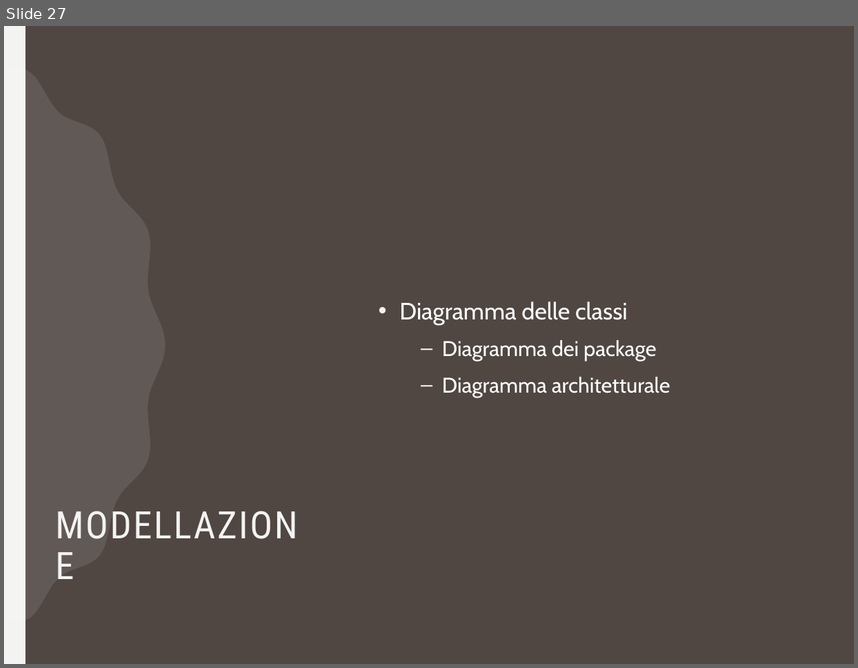
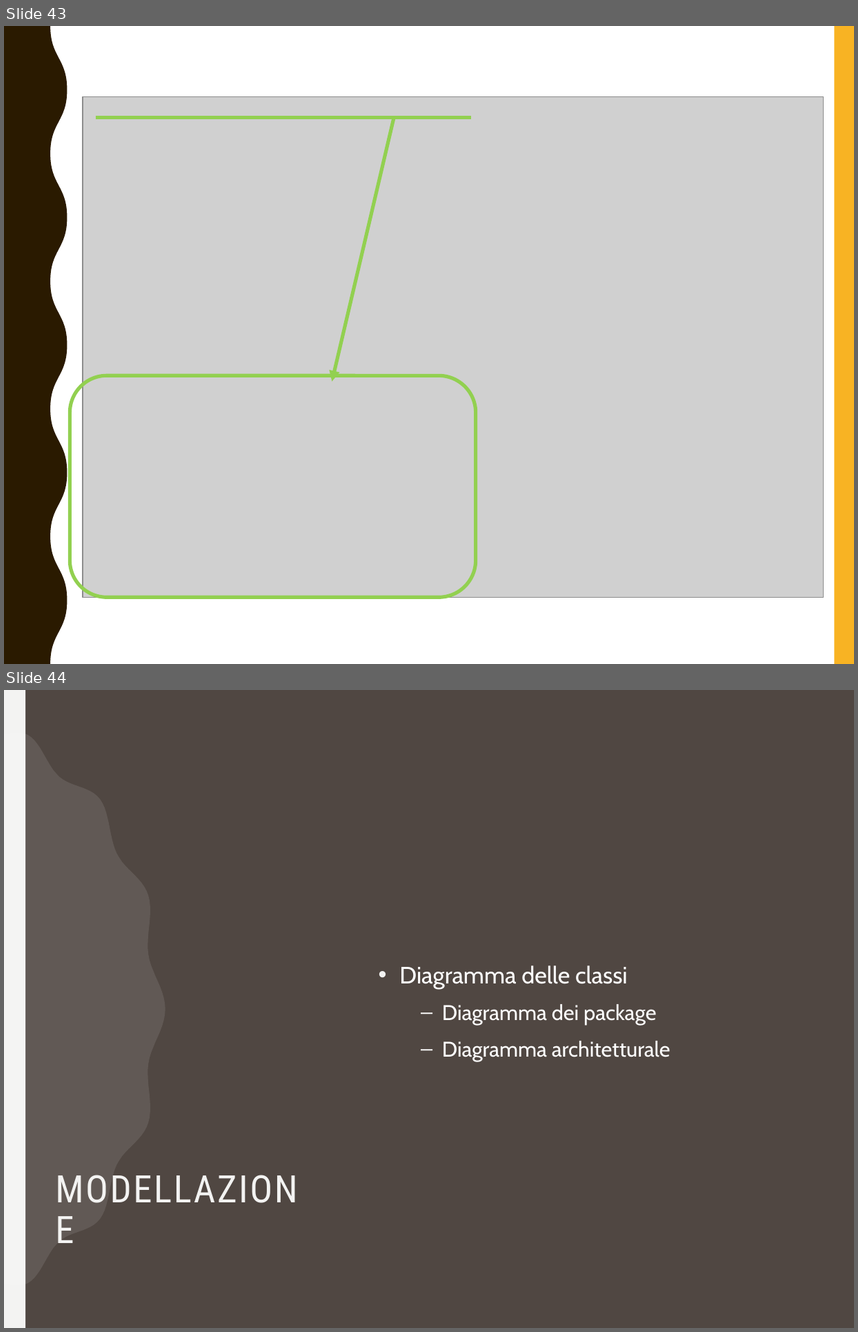
Before and after one commit to RiccardoSC2050/Progetto-ingegneria-del-software_1092954_1092457, a slide deck: presentazione/pw/Presentazione_Progetto_Ingegneria_Software(1).pptx. Shown one above the other, each under a label of ours: slide 27 before the commit, slides 43 and 44 after it. The pictures are 858x668 and 858x1332 pixels, drawn with LibreOffice and Linux fonts; fonts in the diff are those of the drawing; grey boxes stand for pictures. Boxes give left, top, right and bottom in pixels: in the first picture for what was removed or moved away, otherwise in the second. Text is boxed around its words. In the diff, an @@ line names an element or a change of style, - is before the commit and + after.

```diff
--- a/presentazione/pw/Presentazione_Progetto_Ingegneria_Software(1).pptx
+++ b/presentazione/pw/Presentazione_Progetto_Ingegneria_Software(1).pptx
@@ slide 43 added at (4,26,854,664), background #FFFFFF; not listed: 1 template element that a slide beside it also shows @@
@@ freeform shape added at (4,26,67,664), fill #2A1A00 @@
@@ picture added at (83,106,413,302) @@
@@ picture added at (83,96,824,597) @@
@@ line added from (96, 118) to (470, 118), #92D050 3 pt @@
@@ arrow added from (394, 118) to (332, 381), #92D050 3 pt @@
@@ rounded rectangle added at (70,375,475,597), outline #92D050 3 pt @@
@@ what was slide 27 is now slide 44 @@
```
Also in this commit, not shown: 4 slides changed, 22 other slides added, 2 slides removed, 5 other files.
